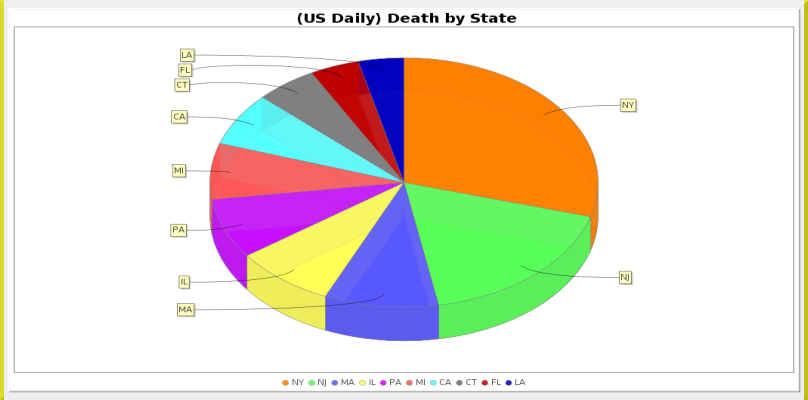
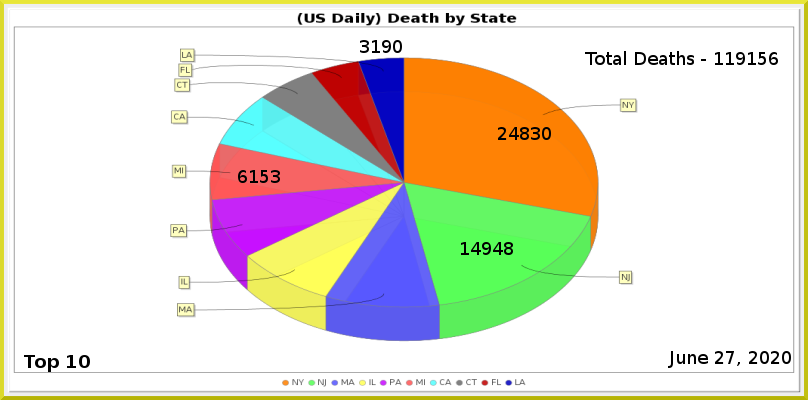
Before/after of a 808x400 layered artwork. What changed in the layer stack:
removed layer "Pasted Layer" over <box>4,0,804,400</box>
painted on "MI" over <box>260,170,280,183</box>
painted on "NJ" over <box>493,242,513,255</box>
painted on "NY" over <box>531,127,551,140</box>
renamed "Total Deaths - 118650" to "Total Deaths - 119156", painted on it over <box>585,51,778,65</box>
painted on "Current Date" over <box>726,351,734,364</box>
painted on "Death_by_State.png" over <box>170,48,638,341</box>
